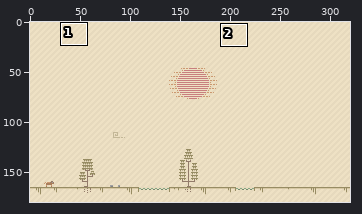
Two versions of one pixel-art file, asset-creation/background.aseprite. The first picture is a wide view before the edit; the outline marks the close-up.
Close-up. Before the commit:
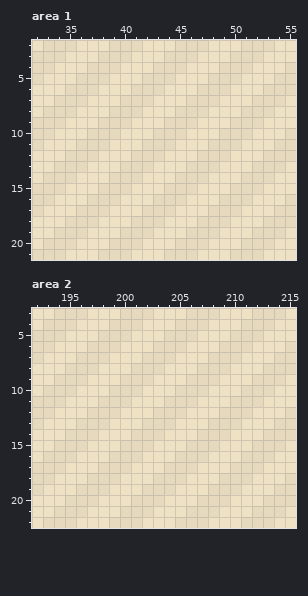
320x180 pixels, 1 frame. Shown: area 1: x 32..55, y 2..21; area 2: x 192..215, y 3..22. The commit also changed other parts of the picture, which this record leaves out.
And afterwards:
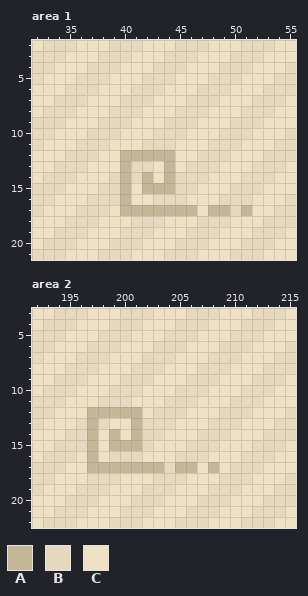
Palette (. is transparent): A #c3b797  B #e6d9bd  C #eee1c4
The edit:
Changed rows in their new state; - is an unchanged pixel.
Area 1, layer "windGust":
first column x 40:
12 AAAAA-------
13 A---A-------
14 A-A-A-------
15 A-AAA-------
16 A-----------
17 AAAAAAA-AA-A
Area 2, layer "windGust":
first column x 197:
12 AAAAA-------
13 A---A-------
14 A-A-A-------
15 A-AAA-------
16 A-----------
17 AAAAAAA-AA-A
Where, in picture pixels (left, top, right, bottom), the same in both close-ups:
changed: (120, 150, 252, 216)
changed: (87, 407, 219, 473)
